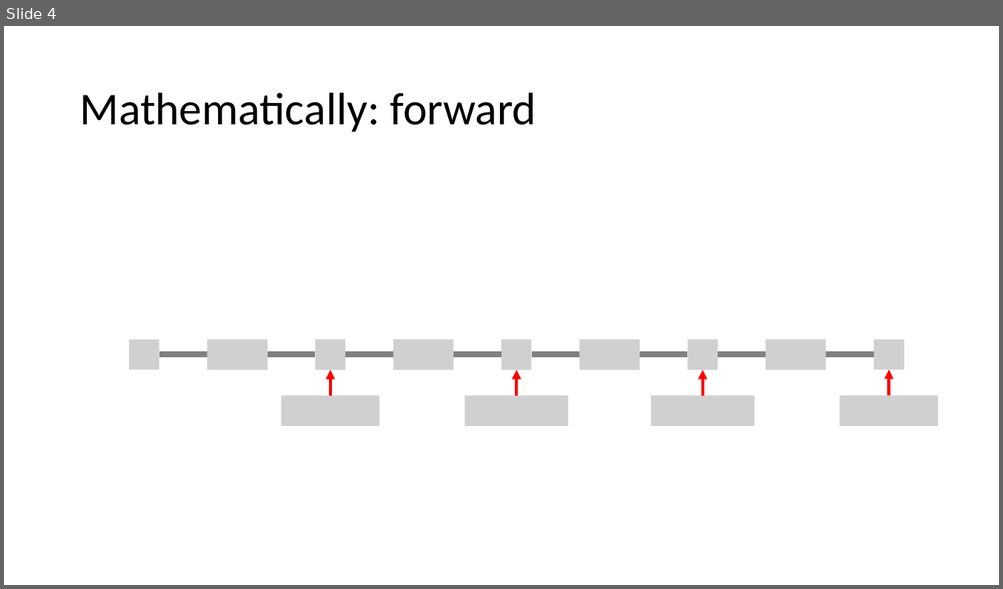
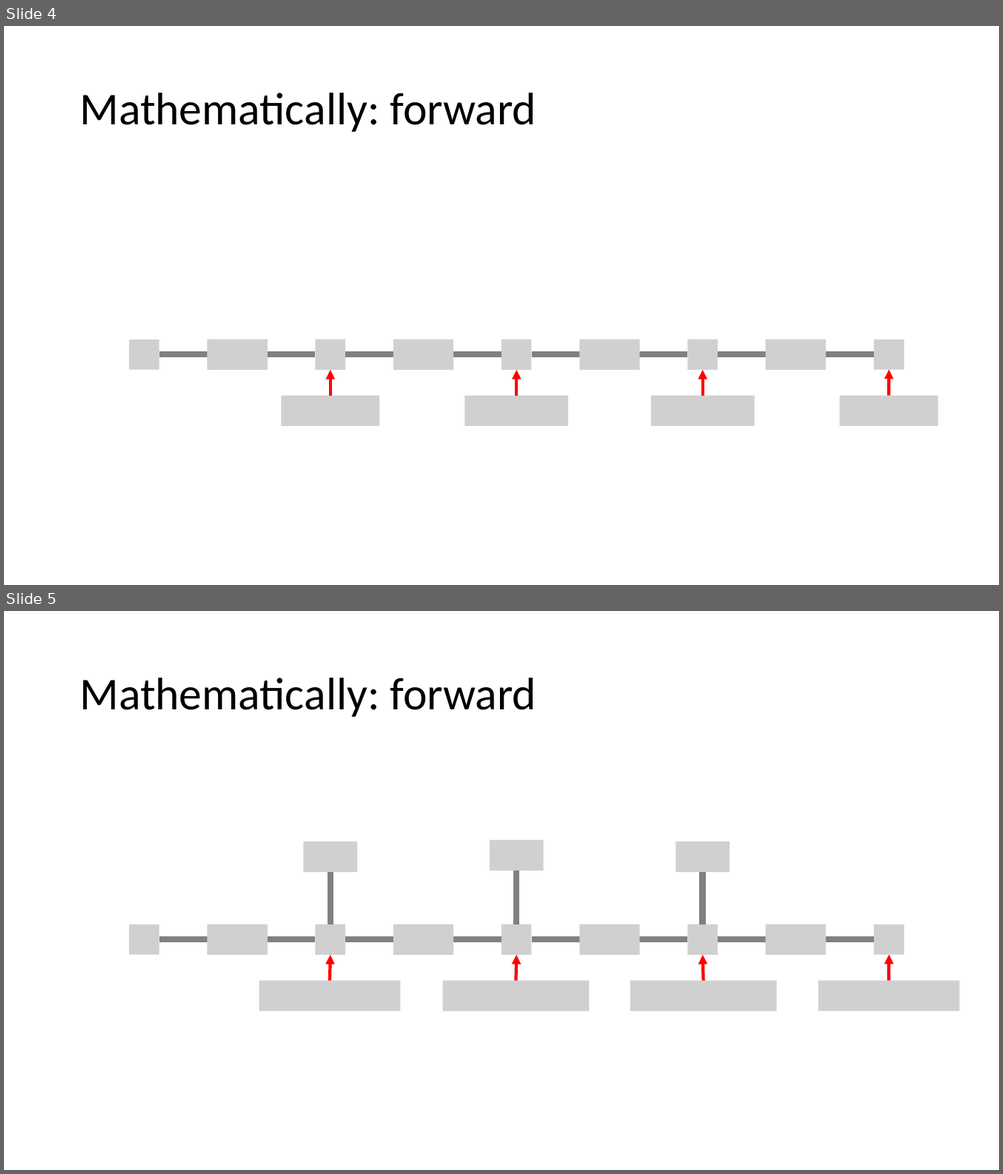
Before and after one commit to PRF-Development/DataAnalysisExtras, a slide deck: TeachingNetwoks.pptx. Shown one above the other, each under a label of ours: slide 4 before the commit, slides 4 and 5 after it. The pictures are 1003x589 and 1003x1174 pixels, drawn with LibreOffice and Linux fonts; fonts in the diff are those of the drawing; grey boxes stand for pictures. Boxes give left, top, right and bottom in pixels: in the first picture for what was removed or moved away, otherwise in the second. Text is boxed around its words. In the diff, an @@ line names an element or a change of style, - is before the commit and + after.

Commit message:
bias

```diff
--- a/TeachingNetwoks.pptx
+++ b/TeachingNetwoks.pptx
@@ slide 5 added at [4,611,999,1170], background #FFFFFF @@
@@ title added at [79,678,536,717], 44 pt, text #000000 @@
+Mathematically: forward
@@ picture added at [303,842,357,872] @@
@@ picture added at [489,840,543,871] @@
@@ picture added at [675,842,729,872] @@
@@ line added from (330, 872) to (330, 924), #808080 6 pt @@
@@ line added from (517, 871) to (517, 924), #808080 6 pt @@
@@ line added from (703, 872) to (703, 924), #808080 6 pt @@
@@ picture added at [129,925,159,955] @@
@@ line added from (159, 940) to (315, 940), #808080 6 pt @@
@@ picture added at [207,924,267,955] @@
@@ picture added at [315,924,345,955] @@
@@ line added from (345, 940) to (502, 940), #808080 6 pt @@
@@ picture added at [393,924,454,955] @@
@@ picture added at [502,924,532,955] @@
@@ line added from (532, 940) to (688, 940), #808080 6 pt @@
@@ picture added at [579,924,640,955] @@
@@ picture added at [688,924,717,955] @@
@@ line added from (717, 940) to (874, 940), #808080 6 pt @@
@@ picture added at [765,924,826,955] @@
@@ picture added at [874,925,905,955] @@
@@ arrow added from (330, 981) to (330, 955), #FF0000 3 pt @@
@@ arrow added from (516, 981) to (517, 955), #FF0000 3 pt @@
@@ arrow added from (703, 981) to (703, 955), #FF0000 3 pt @@
@@ arrow added from (889, 981) to (889, 955), #FF0000 3 pt @@
@@ picture added at [259,981,400,1011] @@
@@ picture added at [443,981,589,1011] @@
@@ picture added at [630,981,777,1011] @@
@@ picture added at [818,981,959,1011] @@
```
